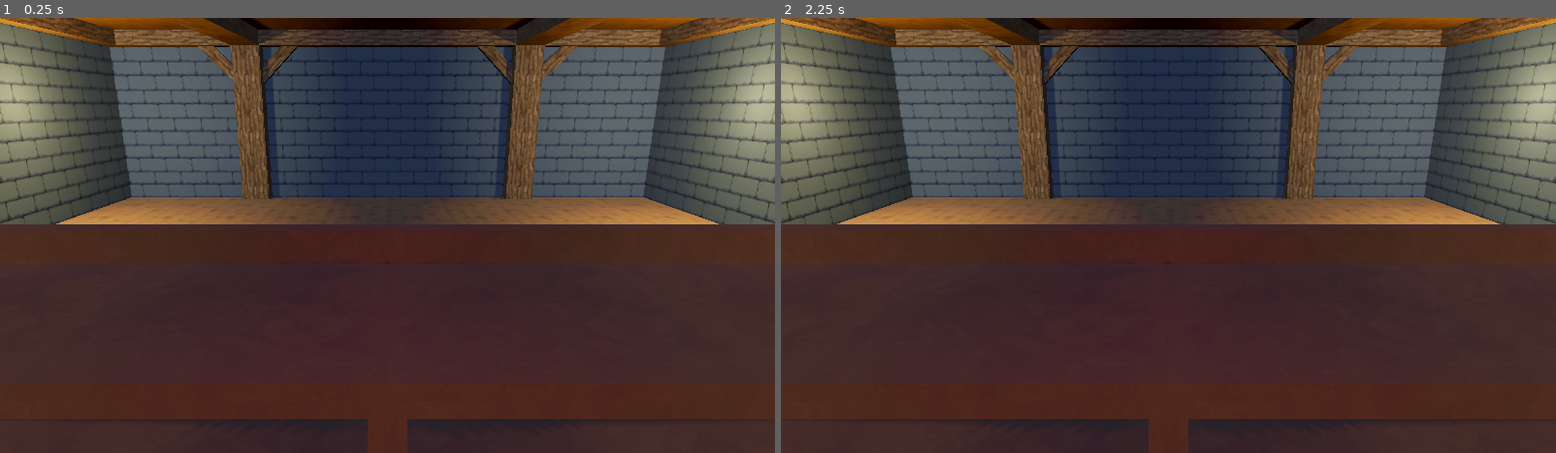
Above: before the commit, frames 1-2 (left to right).
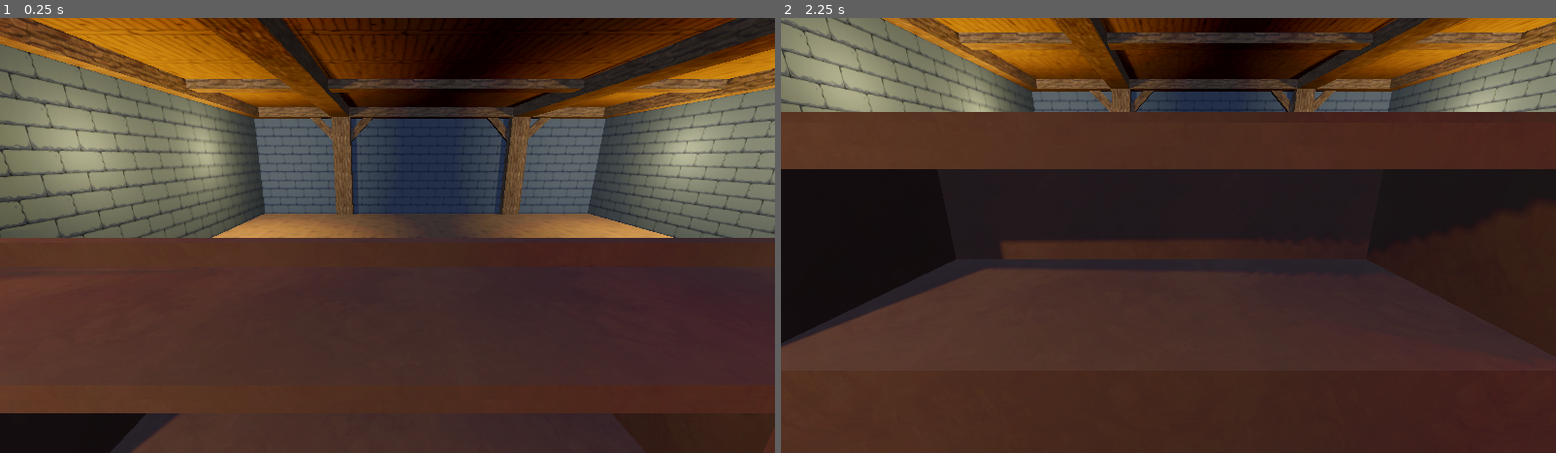
Above: after the commit, the same moments.

Repository: FinishedGames/FinishedGame3
Game: Godot game, scene res://Scenes/Tavern.tscn
Two runs of this game, one before a commit and one after it. Both use one fixed random seed, a clock stepped at 60 frames per second and the inputs below.
Inputs:
- Up to frame 1 (0.25 s): no input
- Up to frame 2 (2.25 s): tap Enter at 0.5, 2 s; hold Shift (Shift, bound only after the commit) 0.53-1.28 s; tap Space at 1.25 s; tap Shift (Shift, bound only after the commit) at 1.35 s; hold Shift (Shift, bound only after the commit) from 2.03 s (still down)

The runs differ from the first frame. In frame 1, 45% of the frame differs, in the area x 0-100%, y 0-100%; in frame 2, 53%, in the area x 0-100%, y 0-96%.

Commit message:
Basic player controller script
- Now moves left-right and up/down. Yay!

Diff:
--- /dev/null
+++ b/Scenes/Player.tscn
@@ -0,0 +1,16 @@
+[gd_scene load_steps=2 format=3 uid="uid://do637wmdlwagv"]
+
+[ext_resource type="Script" path="res://Scripts/Player.gd" id="1_tguqv"]
+
+[node name="Player" type="Node3D"]
+script = ExtResource("1_tguqv")
+Y_DELTA = 0.7
+
+[node name="Camera3D" type="Camera3D" parent="."]
+transform = Transform3D(1, 0, 0, 0, 0.964095, 0.265556, 0, -0.265556, 0.964095, 0, 0, 0)
+
+[node name="HorizontalTimer" type="Timer" parent="."]
+wait_time = 0.1
+
+[node name="VerticalTimer" type="Timer" parent="."]
+wait_time = 0.3
--- a/Scenes/Tavern.tscn
+++ b/Scenes/Tavern.tscn
@@ -1,10 +1,11 @@
-[gd_scene load_steps=20 format=3 uid="uid://bwdxeknq3ln8"]
+[gd_scene load_steps=21 format=3 uid="uid://bwdxeknq3ln8"]
 
 [ext_resource type="Material" uid="uid://btdnpqadnchbl" path="res://Resources/Materials/wood_mat.tres" id="1_vlobw"]
 [ext_resource type="Material" uid="uid://ck73ghsdefen2" path="res://Resources/Materials/stone_mat.tres" id="2_snqm7"]
 [ext_resource type="Material" uid="uid://cuteg3ajfpcrl" path="res://Resources/Materials/table_mat.tres" id="3_pumyl"]
 [ext_resource type="Material" uid="uid://bgpg6vl4ksb8g" path="res://Resources/Materials/dark_wood_mat.tres" id="4_nt4sx"]
 [ext_resource type="Material" uid="uid://ch4kaal46h6e0" path="res://Resources/Materials/table_mat_1.tres" id="5_evvb8"]
+[ext_resource type="PackedScene" uid="uid://do637wmdlwagv" path="res://Scenes/Player.tscn" id="6_w34x8"]
 
 [sub_resource type="PlaneMesh" id="PlaneMesh_7l8aw"]
 size = Vector2(10, 10)
@@ -193,13 +194,6 @@
 material_override = ExtResource("5_evvb8")
 mesh = SubResource("BoxMesh_c3462")
 
-[node name="Head" type="Node3D" parent="."]
-transform = Transform3D(1, 0, 0, 0, 1, 0, 0, 0, 1, 0, 1.7, 4)
-
-[node name="Camera3D" type="Camera3D" parent="Head"]
-transform = Transform3D(1, 0, 0, 0, 0.964128, 0.265438, 0, -0.265438, 0.964128, 0, 0, 0)
-fov = 50.0
-
 [node name="Lights" type="Node3D" parent="."]
 
 [node name="OmniLight3D" type="OmniLight3D" parent="Lights"]
@@ -237,3 +231,22 @@
 light_color = Color(0.777344, 0.658351, 0.376526, 1)
 light_energy = 3.5
 shadow_enabled = true
+
+[node name="Player" parent="." node_paths=PackedStringArray("POS_1", "POS_2", "POS_3", "POS_4") instance=ExtResource("6_w34x8")]
+transform = Transform3D(1, 0, 0, 0, 1, 0, 0, 0, 1, 0, 1.3468, 3.64326)
+POS_1 = NodePath("../One")
+POS_2 = NodePath("../Two")
+POS_3 = NodePath("../Three")
+POS_4 = NodePath("../Four")
+
+[node name="One" type="Marker3D" parent="."]
+transform = Transform3D(1, 0, 0, 0, 1, 0, 0, 0, 1, -3.79651, 1.67564, 3.66547)
+
+[node name="Two" type="Marker3D" parent="."]
+transform = Transform3D(1, 0, 0, 0, 1, 0, 0, 0, 1, -1.20718, 1.67564, 3.66547)
+
+[node name="Three" type="Marker3D" parent="."]
+transform = Transform3D(1, 0, 0, 0, 1, 0, 0, 0, 1, 1.50461, 1.67564, 3.66547)
+
+[node name="Four" type="Marker3D" parent="."]
+transform = Transform3D(1, 0, 0, 0, 1, 0, 0, 0, 1, 3.91897, 1.67564, 3.66547)
--- /dev/null
+++ b/Scripts/Player.gd
@@ -0,0 +1,77 @@
+extends Node3D
+
+
+@onready var horizontal_timer = $HorizontalTimer
+@onready var vertical_timer = $VerticalTimer
+
+
+@export_group("Positions")
+@export var POS_1: Marker3D = null
+@export var POS_2: Marker3D = null
+@export var POS_3: Marker3D = null
+@export var POS_4: Marker3D = null
+@onready var PosDict: Dictionary = {
+	1: POS_1,
+	2: POS_2,
+	3: POS_3,
+	4: POS_4
+}
+
+@export_group("Settings")
+## How many units player moves when looks down.
+@export var Y_DELTA: float = 1.0
+## How fast player moves between positoins.
+@export var HORIZONTAL_SPEED: float = 10.0
+## How fast player moves up/down
+@export var VERTICAL_SPEED: float = 10.0
+
+
+var is_currently_up: bool = true
+
+var horizontal_move_locked: bool = false
+var vertical_move_locked: bool = false
+
+
+func _ready():
+	self.position = POS_2.position
+
+
+func move_to(number: int):
+	var new_position = PosDict[number].position.x
+	var tween = create_tween()
+	horizontal_move_locked = true
+	vertical_move_locked = true
+	tween.tween_property(self, "position:x", new_position, 1 / HORIZONTAL_SPEED)
+	await tween.finished
+	horizontal_timer.start()
+	await horizontal_timer.timeout
+	horizontal_move_locked = false
+	vertical_move_locked = false
+
+
+func switch_vertical():
+	var new_position: float
+	if is_currently_up:
+		new_position = self.position.y - Y_DELTA
+	else:
+		new_position = self.position.y + Y_DELTA
+	var tween = create_tween()
+	horizontal_move_locked = true
+	vertical_move_locked = true
+	tween.tween_property(self, "position:y", new_position, 1 / VERTICAL_SPEED)
+	await tween.finished
+	vertical_timer.start()
+	is_currently_up = !is_currently_up
+	await vertical_timer.timeout
+	horizontal_move_locked = false
+	vertical_move_locked = false
+
+
+func _unhandled_input(event):
+	for n in [1, 2, 3, 4]:
+		if event.is_action_pressed(str(n)) and not horizontal_move_locked:
+			move_to(n)
+	if event.is_action_pressed("Shift"):
+		switch_vertical()
+	if event.is_action_pressed("Esc"):
+		get_tree().quit()
--- a/project.godot
+++ b/project.godot
@@ -14,3 +14,36 @@
 run/main_scene="res://Scenes/Tavern.tscn"
 config/features=PackedStringArray("4.3")
 config/icon="res://icon.png"
+
+[input]
+
+1={
+"deadzone": 0.5,
+"events": [Object(InputEventKey,"resource_local_to_scene":false,"resource_name":"","device":-1,"window_id":0,"alt_pressed":false,"shift_pressed":false,"ctrl_pressed":false,"meta_pressed":false,"pressed":false,"keycode":0,"physical_keycode":49,"key_label":0,"unicode":49,"location":0,"echo":false,"script":null)
+]
+}
+2={
+"deadzone": 0.5,
+"events": [Object(InputEventKey,"resource_local_to_scene":false,"resource_name":"","device":-1,"window_id":0,"alt_pressed":false,"shift_pressed":false,"ctrl_pressed":false,"meta_pressed":false,"pressed":false,"keycode":0,"physical_keycode":50,"key_label":0,"unicode":50,"location":0,"echo":false,"script":null)
+]
+}
+3={
+"deadzone": 0.5,
+"events": [Object(InputEventKey,"resource_local_to_scene":false,"resource_name":"","device":-1,"window_id":0,"alt_pressed":false,"shift_pressed":false,"ctrl_pressed":false,"meta_pressed":false,"pressed":false,"keycode":0,"physical_keycode":51,"key_label":0,"unicode":51,"location":0,"echo":false,"script":null)
+]
+}
+4={
+"deadzone": 0.5,
+"events": [Object(InputEventKey,"resource_local_to_scene":false,"resource_name":"","device":-1,"window_id":0,"alt_pressed":false,"shift_pressed":false,"ctrl_pressed":false,"meta_pressed":false,"pressed":false,"keycode":0,"physical_keycode":52,"key_label":0,"unicode":52,"location":0,"echo":false,"script":null)
+]
+}
+Shift={
+"deadzone": 0.5,
+"events": [Object(InputEventKey,"resource_local_to_scene":false,"resource_name":"","device":-1,"window_id":0,"alt_pressed":false,"shift_pressed":false,"ctrl_pressed":false,"meta_pressed":false,"pressed":false,"keycode":0,"physical_keycode":4194325,"key_label":0,"unicode":0,"location":0,"echo":false,"script":null)
+]
+}
+Esc={
+"deadzone": 0.5,
+"events": [Object(InputEventKey,"resource_local_to_scene":false,"resource_name":"","device":-1,"window_id":0,"alt_pressed":false,"shift_pressed":false,"ctrl_pressed":false,"meta_pressed":false,"pressed":false,"keycode":0,"physical_keycode":4194305,"key_label":0,"unicode":0,"location":0,"echo":false,"script":null)
+]
+}
